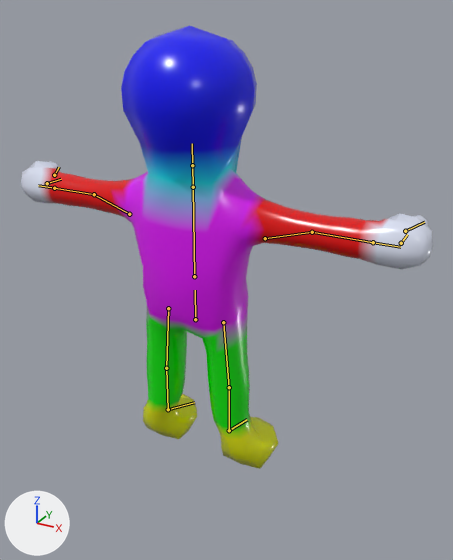
Renders of the glTF model do-not-drop/assets/models/characters/gel/gel_body_lod1.glb from each side of a commit.
The view is the same before and after, from a camera (50 mm lens) standing at (1.2, -1.93, 1.82) and looking at (0.06, 0.14, 0.78). The lights are fixed; the arrows at lower left show +X, +Y and +Z. The picture after the commit comes second. The bones that bend it are drawn over the model as lines.

Names of what the first picture shows: 'GelBodyLOD1'.
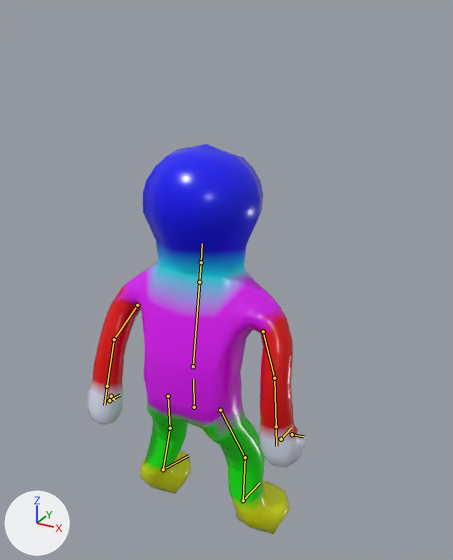
The newer file adds an action. The first version stands in its rest pose; the second is drawn at frame 20 of the action 'MeltAndReturn'.

The change, as JSON lines over the scene's bpy script:
```json
{"block": "bone_pelvis", "where": "bone_pelvis = bpy.data.objects['GelSkeleton'].pose.bones['pelvis']"}
{"op": "set", "path": "bone_pelvis.location", "old": "(0.0, 0.0, 0.0)", "new": "(0.0, -0.405, -0.03)"}
{"op": "set", "path": "bone_pelvis.rotation_quaternion", "old": "(1.0, 0.0, 0.0, 0.0)", "new": "(0.999, 0.044, 0.004, -0.025)", "note": "degrees (0, 0, 0) -> degrees (5, 1, -3)"}
{"block": "bone_chest", "where": "bone_chest = bpy.data.objects['GelSkeleton'].pose.bones['chest']  # child of 'pelvis'"}
{"op": "set", "path": "bone_chest.rotation_quaternion", "old": "(1.0, 0.0, 0.0, 0.0)", "new": "(0.997, 0.083, 0.001, 0.004)", "note": "degrees (0, 0, 0) -> degrees (9, 0, 0)"}
{"block": "bone_head", "where": "bone_head = bpy.data.objects['GelSkeleton'].pose.bones['head']  # child of 'neck'"}
{"op": "set", "path": "bone_head.rotation_quaternion", "old": "(1.0, 0.0, 0.0, 0.0)", "new": "(0.996, -0.079, -0.029, 0.027)", "note": "degrees (0, 0, 0) -> degrees (-9, -3, 3)"}
{"block": "bone_upper_arm_l", "where": "bone_upper_arm_l = bpy.data.objects['GelSkeleton'].pose.bones['upper_arm.L']  # child of 'chest'"}
{"op": "set", "path": "bone_upper_arm_l.rotation_quaternion", "old": "(1.0, 0.0, 0.0, 0.0)", "new": "(0.729, -0.654, 0.203, -0.004)", "note": "degrees (0, 0, 0) -> degrees (-86, 17, -16)"}
{"block": "bone_forearm_l", "where": "bone_forearm_l = bpy.data.objects['GelSkeleton'].pose.bones['forearm.L']  # child of 'upper_arm.L'"}
{"op": "set", "path": "bone_forearm_l.rotation_quaternion", "old": "(1.0, 0.0, 0.0, 0.0)", "new": "(0.976, -0.024, -0.155, -0.155)", "note": "degrees (0, 0, 0) -> degrees (0, -18, -18)"}
{"block": "bone_thumb_l", "where": "bone_thumb_l = bpy.data.objects['GelSkeleton'].pose.bones['thumb.L']  # child of 'hand.L'"}
{"op": "set", "path": "bone_thumb_l.rotation_quaternion", "old": "(1.0, 0.0, 0.0, 0.0)", "new": "(0.999, 0.043, 0.008, -0.006)", "note": "degrees (0, 0, 0) -> degrees (5, 1, -1)"}
{"block": "bone_upper_arm_r", "where": "bone_upper_arm_r = bpy.data.objects['GelSkeleton'].pose.bones['upper_arm.R']  # child of 'chest'"}
{"op": "set", "path": "bone_upper_arm_r.rotation_quaternion", "old": "(1.0, 0.0, 0.0, 0.0)", "new": "(0.738, -0.656, -0.15, 0.047)", "note": "degrees (0, 0, 0) -> degrees (-85, -9, 16)"}
{"block": "bone_forearm_r", "where": "bone_forearm_r = bpy.data.objects['GelSkeleton'].pose.bones['forearm.R']  # child of 'upper_arm.R'"}
{"op": "set", "path": "bone_forearm_r.rotation_quaternion", "old": "(1.0, 0.0, 0.0, 0.0)", "new": "(0.966, -0.033, 0.153, 0.205)", "note": "degrees (0, 0, 0) -> degrees (0, 18, 24)"}
{"block": "bone_thumb_r", "where": "bone_thumb_r = bpy.data.objects['GelSkeleton'].pose.bones['thumb.R']  # child of 'hand.R'"}
{"op": "set", "path": "bone_thumb_r.rotation_quaternion", "old": "(1.0, 0.0, 0.0, 0.0)", "new": "(0.999, 0.043, -0.008, 0.006)", "note": "degrees (0, 0, 0) -> degrees (5, -1, 1)"}
{"block": "bone_thigh_l", "where": "bone_thigh_l = bpy.data.objects['GelSkeleton'].pose.bones['thigh.L']  # child of 'pelvis'"}
{"op": "set", "path": "bone_thigh_l.rotation_quaternion", "old": "(1.0, 0.0, 0.0, 0.0)", "new": "(0.968, -0.23, -0.022, -0.102)", "note": "degrees (0, 0, 0) -> degrees (-26, -5, -11)"}
{"block": "bone_shin_l", "where": "bone_shin_l = bpy.data.objects['GelSkeleton'].pose.bones['shin.L']  # child of 'thigh.L'"}
{"op": "set", "path": "bone_shin_l.rotation_quaternion", "old": "(1.0, 0.0, 0.0, 0.0)", "new": "(0.947, 0.318, -0.012, 0.04)", "note": "degrees (0, 0, 0) -> degrees (37, -3, 4)"}
{"block": "bone_foot_l", "where": "bone_foot_l = bpy.data.objects['GelSkeleton'].pose.bones['foot.L']  # child of 'shin.L'"}
{"op": "set", "path": "bone_foot_l.rotation_quaternion", "old": "(1.0, 0.0, 0.0, 0.0)", "new": "(0.983, -0.177, -0.008, 0.046)", "note": "degrees (0, 0, 0) -> degrees (-20, 0, 5)"}
{"block": "bone_thigh_r", "where": "bone_thigh_r = bpy.data.objects['GelSkeleton'].pose.bones['thigh.R']  # child of 'pelvis'"}
{"op": "set", "path": "bone_thigh_r.rotation_quaternion", "old": "(1.0, 0.0, 0.0, 0.0)", "new": "(0.981, -0.182, 0.037, 0.064)", "note": "degrees (0, 0, 0) -> degrees (-21, 6, 6)"}
{"block": "bone_shin_r", "where": "bone_shin_r = bpy.data.objects['GelSkeleton'].pose.bones['shin.R']  # child of 'thigh.R'"}
{"op": "set", "path": "bone_shin_r.rotation_quaternion", "old": "(1.0, 0.0, 0.0, 0.0)", "new": "(0.973, 0.22, 0.009, -0.063)", "note": "degrees (0, 0, 0) -> degrees (25, 3, -7)"}
{"block": "bone_foot_r", "where": "bone_foot_r = bpy.data.objects['GelSkeleton'].pose.bones['foot.R']  # child of 'shin.R'"}
{"op": "set", "path": "bone_foot_r.rotation_quaternion", "old": "(1.0, 0.0, 0.0, 0.0)", "new": "(0.992, -0.121, 0.003, -0.036)", "note": "degrees (0, 0, 0) -> degrees (-14, 0, -4)"}
```

Where the change shows, as pixel boxes (x1, y1, x2, y2) in the pictures (453 x 560 px):
```json
{"object": "GelBodyLOD1", "change": "posed", "before": [21, 25, 433, 469], "after": [87, 144, 307, 534], "on screen": "46% narrower, 12% shorter"}
{"bone": "pelvis", "before": "(195, 319) to (195, 290)", "after": "(194, 407) to (193, 379)"}
{"bone": "chest", "before": "(194, 276) to (193, 187)", "after": "(193, 366) to (199, 282)"}
{"bone": "head", "before": "(192, 165) to (192, 143)", "after": "(201, 262) to (202, 243)"}
{"bone": "upper_arm.L", "before": "(129, 214) to (94, 194)", "after": "(137, 305) to (114, 339)"}
{"bone": "forearm.L", "before": "(94, 194) to (54, 188)", "after": "(114, 339) to (107, 386)"}
{"bone": "thumb.L", "before": "(54, 175) to (59, 167)", "after": "(111, 396) to (115, 400)"}
{"bone": "upper_arm.R", "before": "(265, 238) to (312, 232)", "after": "(263, 331) to (274, 378)"}
{"bone": "forearm.R", "before": "(312, 232) to (373, 242)", "after": "(274, 378) to (276, 426)"}
{"bone": "thumb.R", "before": "(405, 231) to (424, 222)", "after": "(292, 434) to (303, 436)"}
{"bone": "thigh.L", "before": "(168, 308) to (166, 368)", "after": "(168, 396) to (170, 428)"}
{"bone": "shin.L", "before": "(166, 368) to (168, 409)", "after": "(170, 428) to (163, 469)"}
{"bone": "foot.L", "before": "(168, 409) to (194, 402)", "after": "(163, 469) to (188, 455)"}
{"bone": "thigh.R", "before": "(223, 322) to (229, 387)", "after": "(220, 410) to (245, 457)"}
{"bone": "shin.R", "before": "(229, 387) to (229, 430)", "after": "(245, 457) to (243, 500)"}
{"bone": "foot.R", "before": "(229, 430) to (247, 419)", "after": "(243, 500) to (260, 482)"}
```
